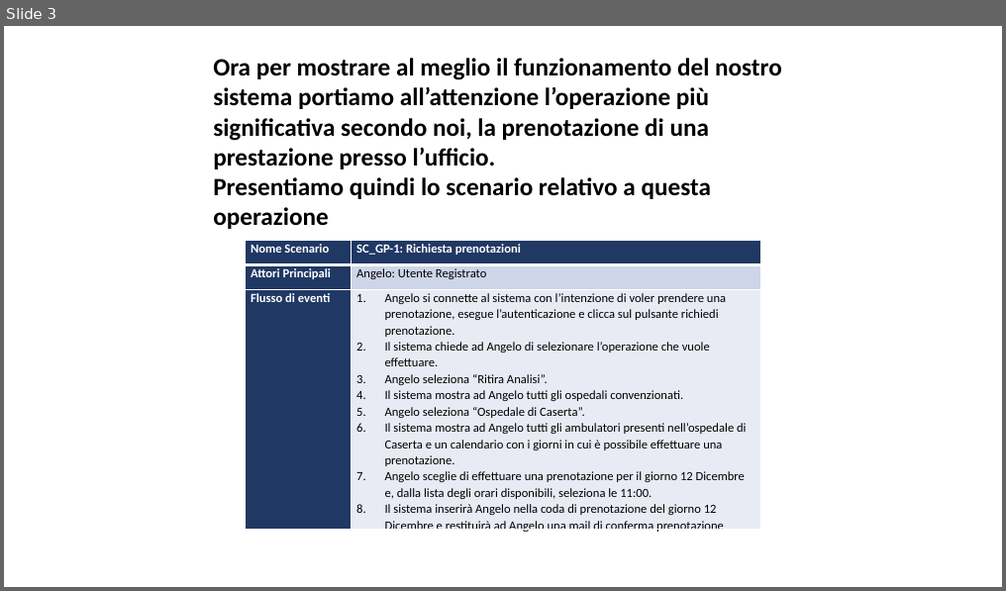
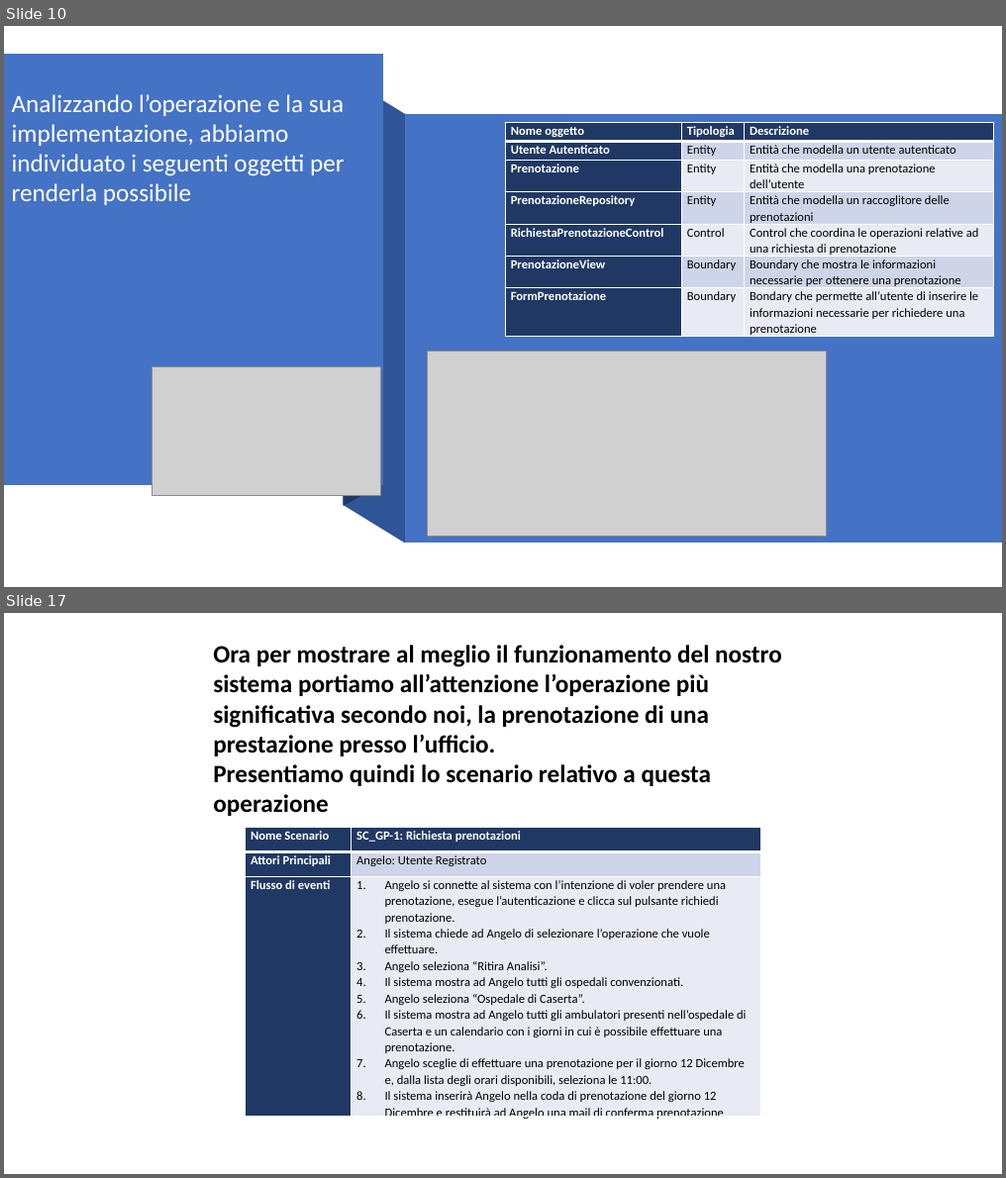
Before and after one commit to Givaa/MedQueue, a slide deck: This is my PP/Presentazione 06-12-2020.pptx. Shown one above the other, each under a label of ours: slide 3 before the commit, slides 10 and 17 after it; the slides between them are not shown. The pictures are 1006x591 and 1006x1178 pixels, drawn with LibreOffice and Linux fonts; fonts in the diff are those of the drawing; grey boxes stand for pictures; background and template pictures are left out. Boxes give left, top, right and bottom in pixels: in the first picture for what was removed or moved away, otherwise in the second. Text is boxed around its words. In the diff, an @@ line names an element or a change of style, - is before the commit and + after.

```diff
--- a/This is my PP/Presentazione 06-12-2020.pptx
+++ b/This is my PP/Presentazione 06-12-2020.pptx
@@ slide 10 added at box(4, 26, 1002, 587), background #FFFFFF @@
@@ freeform shape added at box(4, 54, 383, 485), fill #4472C4 @@
@@ freeform shape added at box(344, 55, 383, 506), fill #203864 @@
@@ freeform shape added at box(344, 76, 405, 544), fill #2F5597 @@
@@ text added at box(12, 94, 345, 205), 24 pt, text #FFFFFF @@
+Analizzando l’operazione e la sua implementazione, abbiamo individuato i seguenti oggetti per renderla possibile
@@ freeform shape added at box(405, 113, 1002, 543), fill #4472C4 @@
@@ table added at box(506, 123, 994, 339), 7 rows, 3 columns @@
+Nome oggetto | Tipologia | Descrizione
+Utente Autenticato | Entity | Entità che modella un utente autenticato
+Prenotazione | Entity | Entità che modella una prenotazione dell’utente
+PrenotazioneRepository | Entity | Entità che modella un raccoglitore delle prenotazioni
+RichiestaPrenotazioneControl | Control | Control che coordina le operazioni relative ad una richiesta di prenotazione
+PrenotazioneView | Boundary | Boundary che mostra le informazioni necessarie per ottenere una prenotazione
+FormPrenotazione | Boundary | Bondary che permette all’utente di inserire le informazioni necessarie per richiedere una prenotazione
@@ picture added at box(428, 351, 826, 536) @@
@@ picture added at box(152, 368, 380, 496) @@
@@ what was slide 3 is now slide 17 @@
```
Also in this commit, not shown: 3 slides changed, 13 other slides added, 2 other files.
